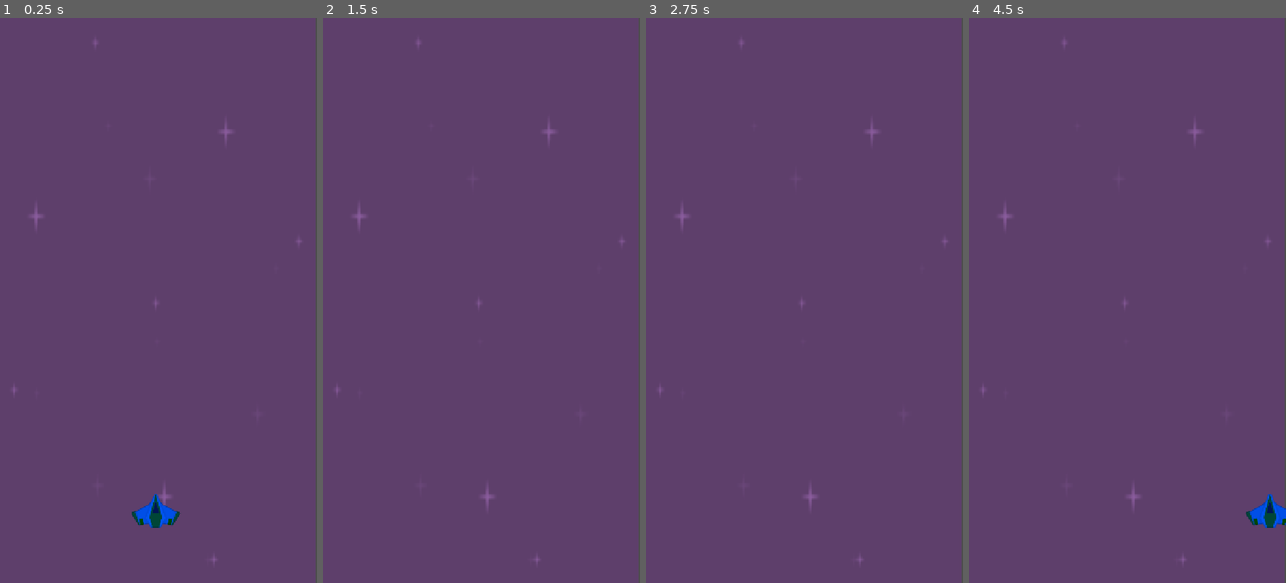
Above: before the commit, frames 1-4 (left to right).
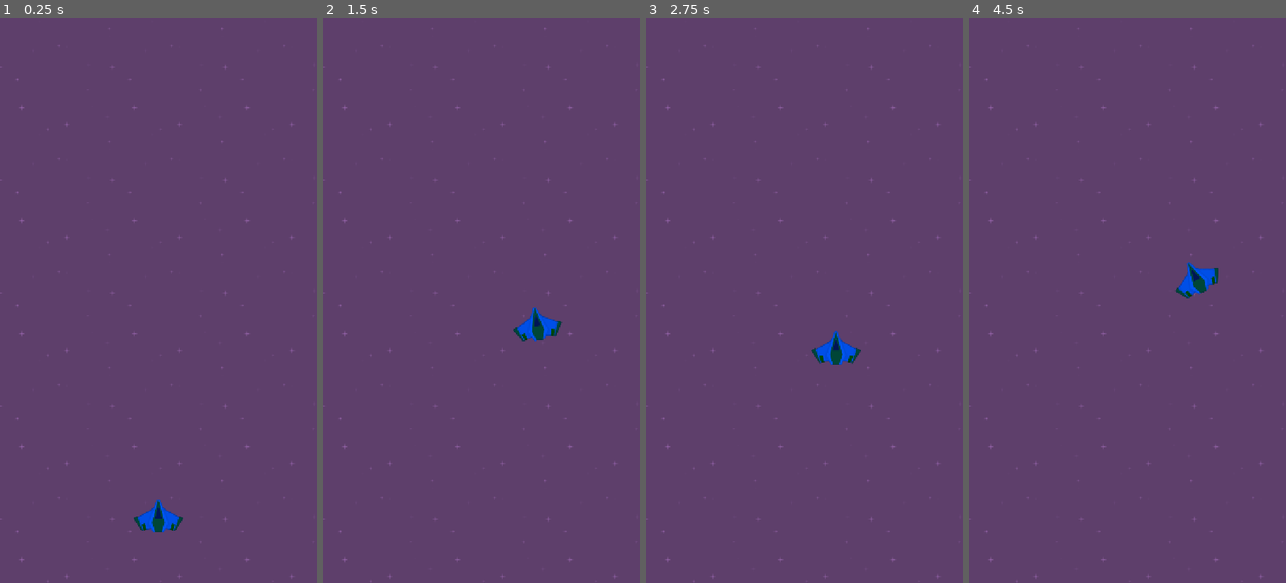
Above: after the commit, the same moments.

Repository: sf-cuestas/TD1_godot
Game: Godot game, scene res://Scenes/main.tscn
Two runs of this game, one before a commit and one after it. Both use one fixed random seed, a clock stepped at 60 frames per second and the inputs below.
Inputs (mouse positions are in pixels of both pictures, inside the frame that each line leads up to):
- Up to frame 1 (0.25 s): no input
- Up to frame 2 (1.5 s): tap Enter at 0.5 s; move the mouse to (551, 272) at 0.52 s; press the mouse at (551, 272) at 0.53 s; hold Right (move_right) 0.53-1.28 s; move the mouse to (418, 328) at 1.27 s; release the mouse at (418, 328) at 1.28 s; hold Down (move_down) from 1.28 s (still down); click (418, 328) at 1.35 s
- Up to frame 3 (2.75 s): move the mouse to (836, 176) at 2.02 s; release Down (move_down) at 2.03 s; press the mouse at (836, 176) at 2.03 s; hold Right (move_right) from 2.03 s (still down)
- Up to frame 4 (4.5 s): move the mouse to (1111, 413) at 2.77 s; release Right (move_right) at 2.78 s; release the mouse at (1111, 413) at 2.78 s; hold Up (move_up) 2.78-3.53 s; click (1111, 413) at 2.85 s; move the mouse to (1222, 385) at 3.52 s; press the mouse at (1222, 385) at 3.53 s; hold Left (move_left) from 3.53 s (still down); move the mouse to (1032, 215) at 4.27 s; release the mouse at (1032, 215) at 4.28 s; click (1032, 215) at 4.35 s

The runs differ from the first frame. In frame 1, 1.2% of the frame differs, in the area x 0-100%, y 0-100%; in frame 2, 1.2%; in frame 3, 1.2%; in frame 4, 1.7%.

Commit message:
1.2 fix

Diff:
--- a/Scenes/main.tscn
+++ b/Scenes/main.tscn
@@ -2,18 +2,16 @@
 
 [ext_resource type="Texture2D" uid="uid://dtnl7mrf7dbqe" path="res://KennyAssets/SpaceShooterRedux/Backgrounds/purple.png" id="1_bo1nx"]
 [ext_resource type="PackedScene" uid="uid://cimach44tu7v8" path="res://Scenes/player.tscn" id="2_bo1nx"]
-[ext_resource type="Script" uid="uid://dk0o7px6irdmd" path="res://Scripts/Player.gd" id="3_8gbba"]
 
 [node name="Main" type="Node2D" unique_id=1429384899]
 
 [node name="Background" type="Sprite2D" parent="." unique_id=127394266]
-scale = Vector2(2.7999997, 5.0400014)
+texture_repeat = 2
 texture = ExtResource("1_bo1nx")
-centered = false
+region_enabled = true
+region_rect = Rect2(0, 0, 1500, 2000)
+
+[node name="Camera2D" type="Camera2D" parent="." unique_id=601909202]
 
 [node name="Player" parent="." unique_id=1064849397 instance=ExtResource("2_bo1nx")]
-position = Vector2(354, 1116)
-script = ExtResource("3_8gbba")
-
-[node name="Camera2D" type="Camera2D" parent="." unique_id=601909202]
-anchor_mode = 0
+position = Vector2(0, 488)
--- /dev/null
+++ b/Scenes/player.gd
@@ -0,0 +1,41 @@
+class_name Player
+extends Area2D
+
+@export var speed: float = 600.0
+@export var x_limit: float = 360.0
+@export var y_limit: float = 600.0
+@export var acceleration: float = 4000
+@export var max_rotation: float = 30
+@onready var sprite: Sprite2D = $Sprite2D
+var velocity: Vector2 = Vector2.ZERO
+
+func _ready() -> void:
+	pass # une fois, quand le nœud apparaît
+
+func _process(delta: float) -> void:
+	pass
+
+
+func _physics_process(delta: float) -> void:
+	var target_velocity: Vector2 = read_direction() * speed
+
+	velocity = velocity.move_toward(target_velocity, acceleration * delta)
+	position += velocity  * delta
+	position.x = clamp(position.x,-x_limit,x_limit)
+	position.y = clamp(position.y,-y_limit,y_limit)
+	sprite.rotation = deg_to_rad(max_rotation) * (velocity.x / speed)
+
+func read_direction() -> Vector2:
+	var direction : Vector2 = Vector2.ZERO
+	direction.x = Input.get_axis("move_left", "move_right")
+	direction.y = Input.get_axis("move_up", "move_down")
+
+	if Input.is_action_pressed("touch"):
+		var destination: Vector2 = get_global_mouse_position()
+		var x_distance_to_finger : float = destination.x - position.x
+		var y_distance_to_finger : float = destination.y - position.y
+		direction.x = clamp(x_distance_to_finger/60, -1,1)
+		direction.y = clamp(y_distance_to_finger/60, -1,1)
+
+
+	return direction
--- a/Scenes/player.tscn
+++ b/Scenes/player.tscn
@@ -1,8 +1,10 @@
 [gd_scene format=3 uid="uid://cimach44tu7v8"]
 
+[ext_resource type="Script" uid="uid://com2rmrdic7jj" path="res://Scenes/player.gd" id="1_cvnsp"]
 [ext_resource type="Texture2D" uid="uid://5b8abxs5ltg5" path="res://KennyAssets/SpaceShooterRedux/playerShip2_green.png" id="1_v0iea"]
 
 [node name="Player" type="Area2D" unique_id=1064849397]
+script = ExtResource("1_cvnsp")
 
 [node name="Sprite2D" type="Sprite2D" parent="." unique_id=2086537617]
 modulate = Color(0, 0.34901962, 1, 1)
--- a/Scripts/Player.gd
+++ /dev/null
@@ -1,23 +0,0 @@
-extends Area2D
-
-@export var speed: float = 600.0
-var direction: Vector2 = Vector2.ZERO
-
-
-# Called when the node enters the scene tree for the first time.
-func _ready() -> void:
-	pass # Replace with function body.
-
-
-# Called every frame. 'delta' is the elapsed time since the previous frame.
-func _process(delta: float) -> void:
-	pass
-
-func _physics_process(delta: float) -> void:
-	direction = Vector2(
-		Input.get_axis("move_left", "move_right"),
-		Input.get_axis("move_up", "move_down", ))
-	var velocity : Vector2 = direction.normalized() * speed
-	position += velocity * delta
-	transform.translated(position)
-	pass
--- a/project.godot
+++ b/project.godot
@@ -42,6 +42,11 @@
 "events": [Object(InputEventKey,"resource_local_to_scene":false,"resource_name":"","device":0,"window_id":0,"alt_presse …(194 unchanged characters)…
 ]
 }
+touch={
+"deadzone": 0.2,
+"events": [Object(InputEventMouseButton,"resource_local_to_scene":false,"resource_name":"","device":-1,"window_id":0,"alt_pressed":false,"shift_pressed":false,"ctrl_pressed":false,"meta_pressed":false,"button_mask":0,"position":Vector2(0, 0),"global_position":Vector2(0, 0),"factor":1.0,"button_index":1,"canceled":false,"pressed":false,"double_click":false,"script":null)
+]
+}
 move_up={
 "deadzone": 0.2,
 "events": [Object(InputEventKey,"resource_local_to_scene":false,"resource_name":"","device":0,"window_id":0,"alt_presse …(194 unchanged characters)…
Not shown, added: Scenes/player.gd.uid
Not shown, removed: Scripts/Player.gd.uid
